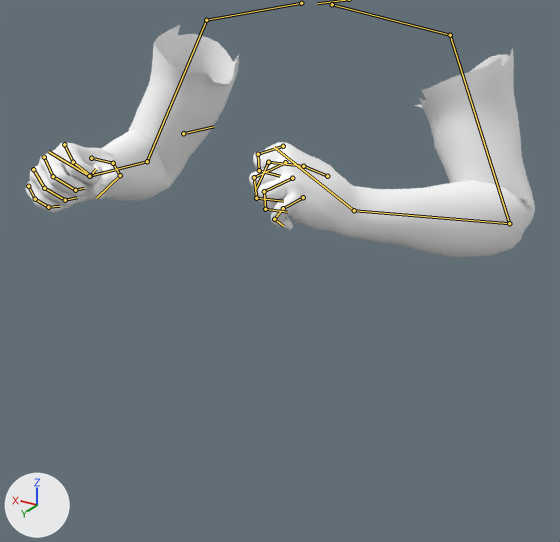
Renders of the Blender file assets/weapon/fist/weapon_fist.blend from each side of a commit.
The view is the same before and after, from a 50 mm camera at (-1.52, 2.81, 0.32) aimed at (-0.07, 0.4, -0.88). The axes (+X, +Y, +Z) are drawn at lower left. The lights are the same throughout. Both versions are drawn at frame 1 of the action 'idle'; the numbers are the values there. The bones that bend it are drawn over the model as lines.

In view in the first picture: 'hand'.
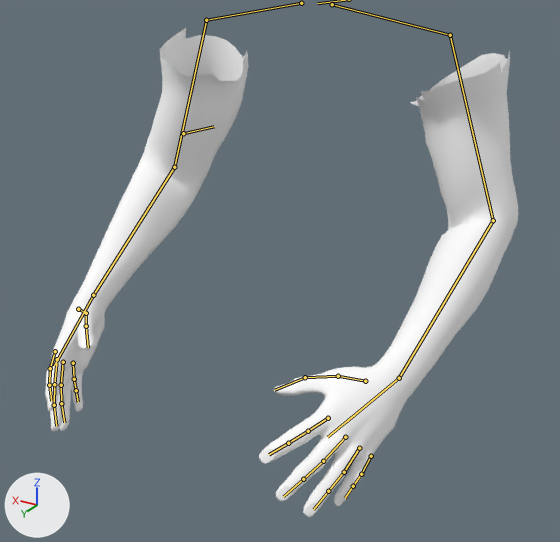
The change in detail:
Bone 'index_01_l' (bone_index_01_l) moves from (-0.04, -0.03, 0.06) to (0.0, 0.0, 0.0).
Bone 'index_01_l' (bone_index_01_l) turns from (49, -5, 10) to (0, 0, 0) degrees about its own x, y and z.
Bone 'index_02_l' (bone_index_02_l) turns from (60, -8, 15) to (0, 0, 0) degrees about its own x, y and z.
Bone 'index_03_l' (bone_index_03_l) turns from (56, -1, -7) to (0, 0, 0) degrees about its own x, y and z.
Bone 'middle_01_l' (bone_middle_01_l) moves from (-0.03, 0.03, 0.05) to (0.0, 0.0, 0.0).
Bone 'middle_01_l' (bone_middle_01_l) turns from (47, -5, 27) to (0, 0, 0) degrees about its own x, y and z.
Bone 'middle_02_l' (bone_middle_02_l) turns from (60, -10, 2) to (0, 0, 0) degrees about its own x, y and z.
Bone 'middle_03_l' (bone_middle_03_l) turns from (63, 6, 4) to (0, 0, 0) degrees about its own x, y and z.
Bone 'pinky_01_l' (bone_pinky_01_l) moves from (0.06, -0.03, -0.11) to (0.0, 0.0, 0.0).
Bone 'pinky_01_l' (bone_pinky_01_l) turns from (43, -2, 19) to (0, 0, 0) degrees about its own x, y and z.
Bone 'pinky_02_l' (bone_pinky_02_l) turns from (27, 7, 1) to (0, 0, 0) degrees about its own x, y and z.
Bone 'pinky_03_l' (bone_pinky_03_l) turns from (65, -7, -9) to (0, 0, 0) degrees about its own x, y and z.
Bone 'ring_01_l' (bone_ring_01_l) moves from (0.0, 0.03, -0.01) to (0.0, 0.0, 0.0).
Bone 'ring_01_l' (bone_ring_01_l) turns from (38, -3, 30) to (0, 0, 0) degrees about its own x, y and z.
Bone 'ring_02_l' (bone_ring_02_l) turns from (67, -18, -4) to (0, 0, 0) degrees about its own x, y and z.
Bone 'ring_03_l' (bone_ring_03_l) turns from (52, 4, -2) to (0, 0, 0) degrees about its own x, y and z.
Bone 'thumb_02_l' (bone_thumb_02_l) turns from (25, -13, -18) to (0, 0, 0) degrees about its own x, y and z.
Bone 'thumb_03_l' (bone_thumb_03_l) turns from (42, 13, -33) to (0, 0, 0) degrees about its own x, y and z.
Bone 'index_01_r' (bone_index_01_r) turns from (55, 11, -18) to (0, 0, 0) degrees about its own x, y and z.
Bone 'index_02_r' (bone_index_02_r) turns from (45, 13, -15) to (0, 0, 0) degrees about its own x, y and z.
Bone 'index_03_r' (bone_index_03_r) turns from (64, 1, -3) to (0, 0, 0) degrees about its own x, y and z.
Bone 'middle_01_r' (bone_middle_01_r) turns from (35, 1, -32) to (0, 0, 0) degrees about its own x, y and z.
Bone 'middle_02_r' (bone_middle_02_r) turns from (55, 24, -20) to (0, 0, 0) degrees about its own x, y and z.
Bone 'middle_03_r' (bone_middle_03_r) turns from (51, 4, -1) to (0, 0, 0) degrees about its own x, y and z.
Bone 'pinky_01_r' (bone_pinky_01_r) turns from (38, -1, -42) to (0, 0, 0) degrees about its own x, y and z.
Bone 'pinky_02_r' (bone_pinky_02_r) turns from (35, 4, -20) to (0, 0, 0) degrees about its own x, y and z.
Bone 'pinky_03_r' (bone_pinky_03_r) turns from (43, 20, -20) to (0, 0, 0) degrees about its own x, y and z.
Bone 'ring_01_r' (bone_ring_01_r) turns from (34, 7, -45) to (0, 0, 0) degrees about its own x, y and z.
Bone 'ring_02_r' (bone_ring_02_r) turns from (46, 19, -17) to (0, 0, 0) degrees about its own x, y and z.
Bone 'ring_03_r' (bone_ring_03_r) turns from (47, 19, 0) to (0, 0, 0) degrees about its own x, y and z.
Bone 'thumb_01_r' (bone_thumb_01_r) turns from (12, 19, 0) to (0, 0, 0) degrees about its own x, y and z.
Bone 'thumb_02_r' (bone_thumb_02_r) turns from (10, -15, 15) to (0, 0, 0) degrees about its own x, y and z.
Bone 'thumb_03_r' (bone_thumb_03_r) turns from (42, -22, 14) to (0, 0, 0) degrees about its own x, y and z.
Bone 'Hand_Target_L' (bone_hand_target_l) moves from (-4.8, 0.13, 2.23) to (-3.96, 0.33, -0.91).
Bone 'Hand_Target_L' (bone_hand_target_l) turns from (130, 29, -71) to (-163, 59, -5) degrees about its own x, y and z.
Bone 'Hand_Target_R' (bone_hand_target_r) moves from (4.38, -0.5, 2.2) to (3.45, -0.07, -0.78).
Bone 'Hand_Target_R' (bone_hand_target_r) turns from (139, -37, 55) to (-102, -66, -61) degrees about its own x, y and z.

What differs and where, as boxes (x1, y1, x2, y2) in the pictures (560 x 542 px):
'hand', posed (7% narrower, 110% taller): before (25, 25, 535, 257); after (45, 28, 518, 517)
bone 'index_01_l', root to tip: before (283, 146) to (258, 154); after (328, 418) to (308, 431)
bone 'index_02_l', root to tip: before (258, 154) to (259, 170); after (308, 431) to (288, 443)
bone 'index_03_l', root to tip: before (259, 170) to (280, 176); after (288, 443) to (269, 454)
bone 'middle_01_l', root to tip: before (285, 162) to (254, 177); after (345, 437) to (323, 461)
bone 'middle_02_l', root to tip: before (254, 177) to (256, 198); after (323, 461) to (303, 479)
bone 'middle_03_l', root to tip: before (256, 198) to (283, 201); after (303, 479) to (283, 496)
bone 'pinky_01_l', root to tip: before (303, 197) to (283, 208); after (371, 456) to (361, 474)
bone 'pinky_02_l', root to tip: before (283, 208) to (274, 219); after (361, 474) to (353, 486)
bone 'pinky_03_l', root to tip: before (274, 219) to (283, 226); after (353, 486) to (345, 498)
bone 'ring_01_l', root to tip: before (292, 178) to (264, 191); after (359, 448) to (344, 472)
bone 'ring_02_l', root to tip: before (264, 191) to (265, 209); after (344, 472) to (328, 491)
bone 'ring_03_l', root to tip: before (265, 209) to (287, 212); after (328, 491) to (313, 509)
bone 'thumb_02_l', root to tip: before (303, 166) to (268, 162); after (338, 376) to (305, 377)
bone 'thumb_03_l', root to tip: before (268, 162) to (256, 189); after (305, 377) to (274, 390)
bone 'index_01_r', root to tip: before (64, 144) to (73, 162); after (55, 351) to (50, 368)
bone 'index_02_r', root to tip: before (73, 162) to (90, 175); after (50, 368) to (49, 385)
bone 'index_03_r', root to tip: before (90, 175) to (96, 169); after (49, 385) to (51, 401)
bone 'middle_01_r', root to tip: before (44, 157) to (53, 176); after (57, 359) to (54, 384)
bone 'middle_02_r', root to tip: before (53, 176) to (75, 190); after (54, 384) to (54, 405)
bone 'middle_03_r', root to tip: before (75, 190) to (84, 188); after (54, 405) to (56, 426)
bone 'pinky_01_r', root to tip: before (28, 186) to (35, 199); after (73, 363) to (74, 379)
bone 'pinky_02_r', root to tip: before (35, 199) to (48, 207); after (74, 379) to (76, 390)
bone 'pinky_03_r', root to tip: before (48, 207) to (59, 206); after (76, 390) to (78, 402)
bone 'ring_01_r', root to tip: before (33, 169) to (44, 188); after (63, 362) to (61, 385)
bone 'ring_02_r', root to tip: before (44, 188) to (65, 200); after (61, 385) to (61, 403)
bone 'ring_03_r', root to tip: before (65, 200) to (77, 197); after (61, 403) to (64, 422)
bone 'thumb_01_r', root to tip: before (91, 158) to (113, 163); after (78, 309) to (86, 313)
bone 'thumb_02_r', root to tip: before (113, 163) to (120, 175); after (86, 313) to (86, 326)
bone 'thumb_03_r', root to tip: before (120, 175) to (96, 198); after (86, 326) to (88, 347)
bone 'Hand_Target_L', root to tip: before (354, 210) to (274, 147); after (399, 378) to (327, 437)
bone 'Hand_Target_R', root to tip: before (89, 176) to (48, 151); after (93, 295) to (54, 366)
